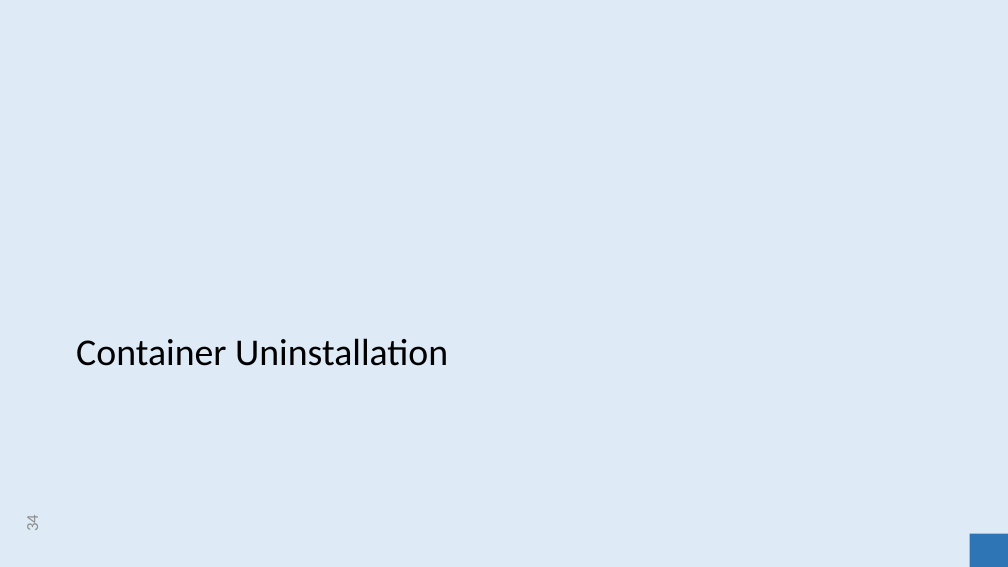
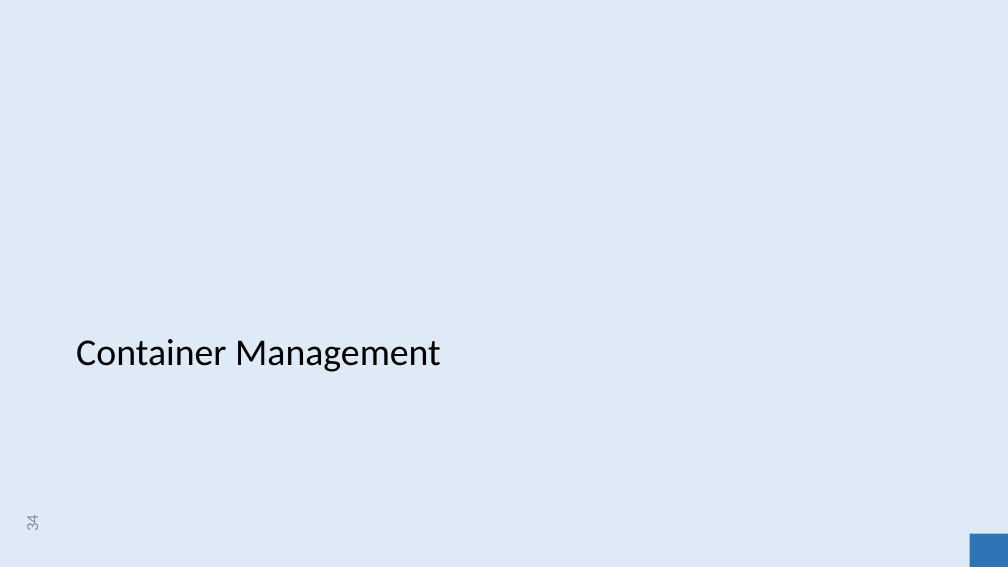
Before and after one commit to clixwise/tryton-by-example, a slide deck: slide 34 of Tryton 6.0 - Doc 00.01 - Installation & administration.pptx. Drawn at 1008x567 pixels with LibreOffice and Linux fonts; fonts in the diff are those of the drawing. Boxes give left, top, right and bottom in pixels: in the first picture for what was removed or moved away, otherwise in the second. Text is boxed around its words. In the diff, an @@ line names an element or a change of style, - is before the commit and + after.

```diff
--- a/Tryton 6.0 - Doc 00.01 - Installation & administration.pptx
+++ b/Tryton 6.0 - Doc 00.01 - Installation & administration.pptx
@@ title at <box>76,339,441,372</box>: text changed @@
-Container Uninstallation
+Container Management
```
Also in this commit, not shown: 6 other slides changed, 1 other file.
